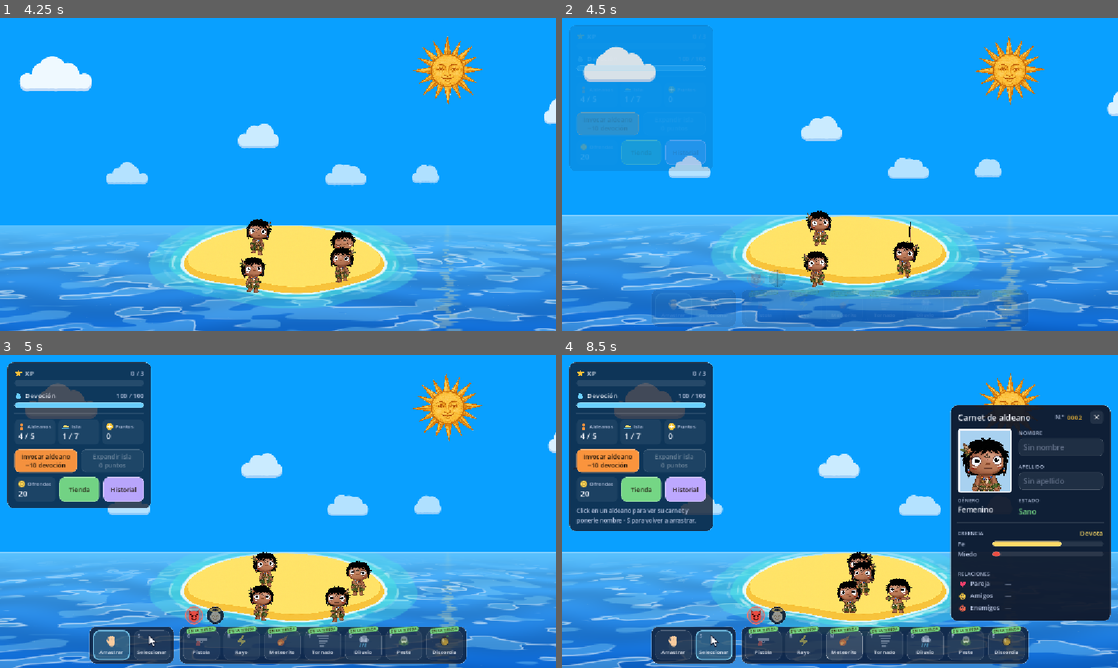
Above: before the commit, frames 1-4 (two rows, left to right).
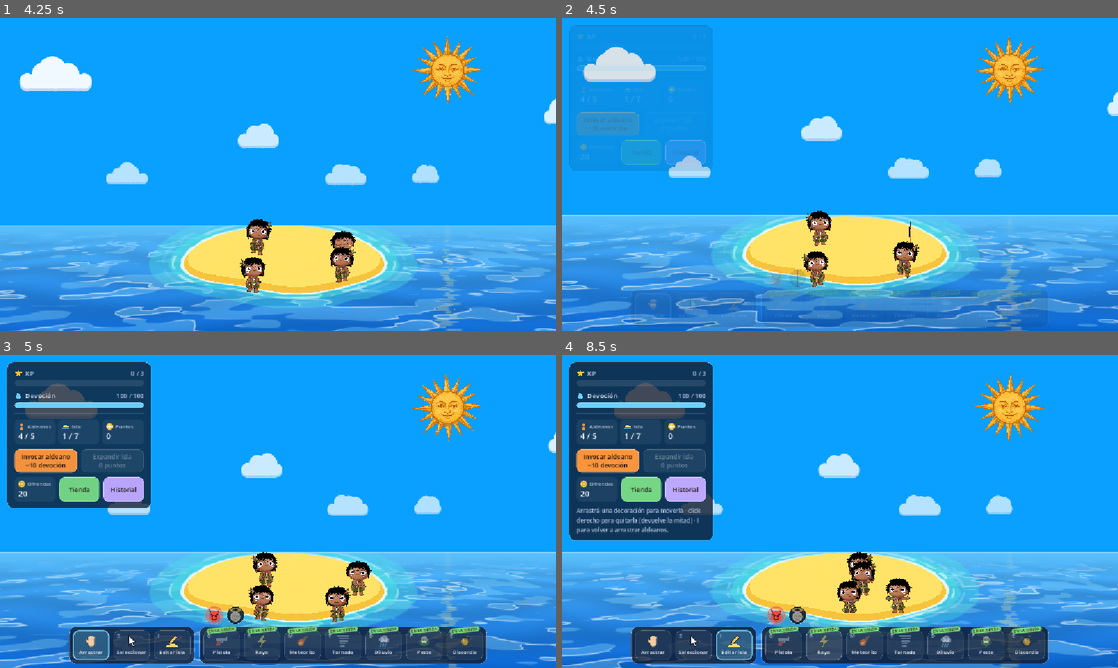
Above: after the commit, the same moments.

Repository: JuliFlorez/godlings
Game: Godot game, scene res://world/world.tscn
Same seed, same stepped clock (60 frames per second), same inputs: the game is played once before the commit and once after it. Sound files missing from this copy of the repository are replaced by a short silence.
Inputs (mouse positions are in pixels of both pictures, inside the frame that each line leads up to):
- Up to frame 1 (4.25 s): click "Jugar" at 0.5 s; tap Enter at 1.25 s; move the mouse to (400, 158) at 1.27 s; hold D 1.28-2 s; tap I at 1.35, 3.6 s; click (400, 158) at 1.42 s; tap H at 1.55, 3.8 s; drag from (166, 190) to (250, 237) at 2.02 s; click "Nueva partida" at 2.75 s; move the mouse to (333, 105) at 3.52 s; hold D from 3.53 s (still down); click (333, 105) at 3.67 s
- Up to frame 2 (4.5 s): release D at 4.25 s; drag from (906, 249) to (673, 127) at 4.27 s
- Up to frame 3 (5 s): no input
- Up to frame 4 (8.5 s): click (673, 646) at 5.02 s; click (650, 646) at 5.77 s; click "S" at 6.5 s; click (734, 646) at 7.25 s, where only the run after the commit has a clickable "I"; drag from (862, 580) to (840, 649) at 8.02 s

Frame 1 is identical in both runs. In frame 2, 0.6% of the frame differs, in the area x 12-88%, y 80-99%; in frame 3, 4.3%; in frame 4, 26%, in the area x 1-99%, y 16-99%.

Commit message:
Add an "Edit island" mode so decorations don't move by accident
- A third button in the click-mode bar, next to Drag and Select: "Edit
  island" (a pencil, key I).
- Placed decorations can only be moved (drag) or removed (right click, half
  refund) in this mode, so a stray click no longer drags them around.
  Coconuts still work as before outside of it.
- While editing, clicks don't grab villagers, and a villager standing in
  front of a decoration no longer blocks it.
- The three modes are exclusive; leaving edit mode with a decoration in hand
  puts it back where it was. Picking a mode puts weapons away, as Select did.

Co-Authored-By: Claude Opus 5.5 <noreply@anthropic.com>

Diff:
--- a/actors/villager/villager.gd
+++ b/actors/villager/villager.gd
@@ -2060,8 +2060,10 @@
 func _on_input_event(_viewport: Node, event: InputEvent, _shape_idx: int) -> void:
 	if event is InputEventMouseButton and event.button_index == MOUSE_BUTTON_LEFT:
 		if event.pressed and not dragging and not eaten and not HUD.aiming():
-			# En modo seleccionar no se lo agarra: se abre su carnet
+			# En modo seleccionar no se lo agarra: se abre su carnet. Editando la isla, nada
 			_ensure_hud()
+			if hud and hud.edit_mode:
+				return
 			if hud and hud.select_mode:
 				hud.select_villager(self)
 			else:
--- a/ui/hud.gd
+++ b/ui/hud.gd
@@ -3,8 +3,8 @@
 ## Panel superior izquierdo: XP (progreso al próximo punto de expansión),
 ## Devoción, población de la isla, botones de Invocar / Expandir, Ofrendas, Tienda e Historial
 ## (quién se hizo amigo, enemigo o pareja de quién, ver HistoryPanel).
-## Menú inferior: modo del click (arrastrar o seleccionar aldeanos) y armas y poderes
-## (los que todavía no existen dicen "Próximamente").
+## Menú inferior: modo del click (arrastrar aldeanos, seleccionarlos o editar la isla) y armas
+## y poderes (los que todavía no existen dicen "Próximamente").
 ## Toda la interfaz se construye por código. Debajo de todo va overlay: lo que se dibuja
 ## encima del mundo sin el tinte de la noche (el destello, el rayo y el meteorito, ver Painter).
 
@@ -22,6 +22,7 @@
 signal decoration_chosen(kind: String)
 signal shark_changed(index: int, on: bool)
 signal select_mode_changed(on: bool)
+signal edit_mode_changed(on: bool)
 signal menu_requested
 
 @export var energy_max: float = 100.0
@@ -42,6 +43,10 @@
 var shark_on: Array[bool] = []
 ## Modo seleccionar: el click sobre un aldeano abre su carnet en vez de agarrarlo.
 var select_mode := false
+## Modo editar isla: el click es para mover las decoraciones (y el derecho, para quitarlas), y
+## no agarra aldeanos ni cocos. Fuera de este modo las decoraciones no se tocan (ver
+## DecorPlacer): así no se mueven sin querer.
+var edit_mode := false
 var _points_earned: int = 0
 var _refill_rate: float = 0.0  # puntos de energía por segundo
 ## Lo que rinde la recarga de devoción según cuánto creen en vos (ver World._devotion_rate).
@@ -156,6 +161,7 @@
 var _pause: PauseMenu
 var _drag_btn: Button
 var _select_btn: Button
+var _edit_btn: Button
 var _slot_mode: StyleBoxFlat
 var _tags: Control
 var _card: VillagerCard
@@ -200,6 +206,10 @@
 		KEY_H:
 			if visible:   # En el menú de inicio no (todavía no hay partida)
 				toggle_history()
+				get_viewport().set_input_as_handled()
+		KEY_I:
+			if visible:
+				set_edit_mode(not edit_mode)
 				get_viewport().set_input_as_handled()
 
 func _process(delta: float) -> void:
@@ -472,15 +482,31 @@
 	shark_on[index] = false
 	popup_text("¡Mataste al tiburón! Comprá otro en la tienda", get_viewport().get_visible_rect().size * Vector2(0.5, 0.42), C_WARN)
 
-# ---- Modo seleccionar y carnet ----
+# ---- Modo del click: arrastrar, seleccionar (carnet) o editar la isla ----
 func set_select_mode(on: bool) -> void:
 	if on == select_mode:
 		return
+	if on:
+		set_edit_mode(false)
 	select_mode = on
 	if not on:
 		_card.close()
 	select_mode_changed.emit(on)
 	_refresh()
+
+func set_edit_mode(on: bool) -> void:
+	if on == edit_mode:
+		return
+	if on:
+		set_select_mode(false)
+	edit_mode = on
+	edit_mode_changed.emit(on)
+	_refresh()
+
+## Vuelve a arrastrar aldeanos (ni seleccionar ni editar la isla).
+func set_drag_mode() -> void:
+	set_select_mode(false)
+	set_edit_mode(false)
 
 ## Click sobre un aldeano en modo seleccionar: abre su carnet.
 func select_villager(v: Villager) -> void:
@@ -658,10 +684,10 @@
 		if _charm_armed[k]:
 			charm_hint = info.hint
 
-	_drag_btn.add_theme_stylebox_override("normal", _slot_idle if select_mode else _slot_mode)
-	_drag_btn.add_theme_stylebox_override("hover", _slot_hover if select_mode else _slot_mode)
-	_select_btn.add_theme_stylebox_override("normal", _slot_mode if select_mode else _slot_idle)
-	_select_btn.add_theme_stylebox_override("hover", _slot_mode if select_mode else _slot_hover)
+	var dragging := not select_mode and not edit_mode
+	for b: Array in [[_drag_btn, dragging], [_select_btn, select_mode], [_edit_btn, edit_mode]]:
+		b[0].add_theme_stylebox_override("normal", _slot_mode if b[1] else _slot_idle)
+		b[0].add_theme_stylebox_override("hover", _slot_mode if b[1] else _slot_hover)
 
 	if _placing:
 		_hint.text = tr("Click en la isla para colocar · click derecho o Esc para terminar.")
@@ -689,6 +715,8 @@
 		_hint.text = tr("Soltalo encima de un aldeano para partirlo.")
 	elif select_mode:
 		_hint.text = tr("Click en un aldeano para ver su carnet y ponerle nombre · S para volver a arrastrar.")
+	elif edit_mode:
+		_hint.text = tr("Arrastrá una decoración para moverla · click derecho para quitarla (devuelve la mitad) · I para volver a arrastrar aldeanos.")
 	elif _raining:
 		_hint.text = tr("¡Diluvio! Rescatá a los que se lleva el agua: arrastralos a lo seco · D para calmarlo.")
 	elif full and not island_maxed:
@@ -837,12 +865,14 @@
 	bars.add_theme_constant_override("separation", 10)
 	center.add_child(bars)
 
-	# Modo del click: arrastrar aldeanos o seleccionarlos (carnet)
+	# Modo del click: arrastrar aldeanos, seleccionarlos (carnet) o editar la isla
 	var mode_row := _toolbar_panel(bars)
 	_drag_btn = _tool_slot(mode_row, "hand", "Arrastrar", "", true, "Agarrá y tirá aldeanos [S]")
-	_drag_btn.pressed.connect(set_select_mode.bind(false))
+	_drag_btn.pressed.connect(set_drag_mode)
 	_select_btn = _tool_slot(mode_row, "select", "Seleccionar", "S", true, "Click en un aldeano para ver su carnet [S]")
 	_select_btn.pressed.connect(set_select_mode.bind(true))
+	_edit_btn = _tool_slot(mode_row, "edit", "Editar isla", "I", true, "Mover y quitar decoraciones, sin agarrar aldeanos [I]")
+	_edit_btn.pressed.connect(set_edit_mode.bind(true))
 	mode_row.get_parent().size_flags_vertical = Control.SIZE_SHRINK_END   # Abajo, a la par de los poderes
 
 	# Poderes: arriba las pestañas (malos / buenos) y abajo los de la pestaña elegida
@@ -1271,6 +1301,21 @@
 				draw_arc(face + Vector2(0, 0.06) * s, s * 0.13, 0.15 * PI, 0.85 * PI, 8, ink, maxf(1.2, s * 0.05), true)
 			"cupid", "discord", "friendship":
 				Charm.paint_icon(self, HUD.CHARM_ICONS[kind], s)
+			"edit":
+				# Un lápiz sobre la isla
+				draw_colored_polygon(_pts([0.02, 0.96, 0.16, 0.8, 0.5, 0.74, 0.84, 0.8, 0.98, 0.96]), Color(1.0, 0.86, 0.42))
+				var tip := Vector2(0.22, 0.78) * s
+				var back := Vector2(0.84, 0.16) * s
+				var d := (tip - back).normalized()
+				var n := Vector2(-d.y, d.x) * s * 0.11
+				var band := back + d * s * 0.14
+				var cone := tip - d * s * 0.2
+				draw_colored_polygon(PackedVector2Array([back + n, band + n, band - n, back - n]), Color(1.0, 0.55, 0.62))
+				draw_colored_polygon(PackedVector2Array([band + n, cone + n, cone - n, band - n]), Color(1.0, 0.8, 0.25))
+				draw_colored_polygon(PackedVector2Array([cone + n, tip, cone - n]), Color(0.93, 0.8, 0.6))
+				draw_colored_polygon(PackedVector2Array([tip + (cone - tip) * 0.4 + n * 0.4, tip, tip + (cone - tip) * 0.4 - n * 0.4]), Color(0.2, 0.2, 0.26))
+				var outline := PackedVector2Array([back + n, cone + n, tip, cone - n, back - n, back + n])
+				draw_polyline(outline, Color(0.1, 0.13, 0.22), maxf(1.0, s * 0.045), true)
 			"cure":
 				# Cruz dorada con brillo
 				draw_circle(c, s * 0.46, Color(HUD.C_CURE, 0.25), true, -1.0, true)
--- a/ui/i18n.gd
+++ b/ui/i18n.gd
@@ -29,6 +29,9 @@
 	"Click sobre los aldeanos para enfermarlos de gripe · click derecho, Esc o P para guardarla.": "Click on villagers to give them the flu · right click, Esc or P to dismiss it.",
 	"Click sobre un aldeano para curarlo de la gripe o de las quemaduras · click derecho, Esc o C para guardarlo.": "Click on a villager to heal their flu or burns · right click, Esc or C to dismiss it.",
 	"Poderes malos": "Evil powers",
+	"Editar isla": "Edit island",
+	"Mover y quitar decoraciones, sin agarrar aldeanos [I]": "Move and remove decorations, without grabbing villagers [I]",
+	"Arrastrá una decoración para moverla · click derecho para quitarla (devuelve la mitad) · I para volver a arrastrar aldeanos.": "Drag a decoration to move it · right click to remove it (refunds half) · I to go back to dragging villagers.",
 	"Poderes buenos": "Good powers",
 	"Peste": "Plague",
 	"Curar": "Heal",
--- a/world/decor_placer.gd
+++ b/world/decor_placer.gd
@@ -4,10 +4,11 @@
 ## roja si no). Click en la isla la coloca y cobra; se puede seguir colocando mientras
 ## alcancen las ofrendas. Click derecho o Esc termina.
 ##
-## Fuera de ese modo, las decoraciones ya puestas se editan: se arrastran con click
-## izquierdo para moverlas (si se sueltan fuera de la isla vuelven a su lugar) y con
-## click derecho se quitan, devolviendo la mitad de lo que costaron.
-## Los cocos (en la copa de las palmeras o sueltos) también se agarran con click izquierdo.
+## En el modo editar isla (ver HUD.edit_mode), las decoraciones ya puestas se arrastran con
+## click izquierdo para moverlas (si se sueltan fuera de la isla vuelven a su lugar) y con
+## click derecho se quitan, devolviendo la mitad de lo que costaron; ahí los aldeanos que
+## estén adelante no tapan. Fuera de ese modo no se tocan (así no se mueven sin querer), pero
+## los cocos (en la copa de las palmeras o sueltos) se agarran con click izquierdo.
 
 const MIN_GAP := 14.0       # Distancia mínima entre decoraciones
 const REFUND := 0.5         # Parte del precio que se devuelve al quitar una decoración
@@ -67,6 +68,9 @@
 	if _ghost:
 		_update_ghost()
 	elif _moving:
+		if not _editing():
+			_cancel_move()   # Salió del modo editar isla con una en la mano: vuelve a su lugar
+			return
 		_moving.global_position = get_global_mouse_position() - _grab_offset
 		_moving.valid = _can_place(_moving.global_position, _moving)
 	elif _held_nut:
@@ -161,12 +165,25 @@
 	elif event.button_index == MOUSE_BUTTON_RIGHT and h.has("deco"):
 		_remove(h.deco)
 
-## Lo que se puede agarrar bajo el mouse (lo de más adelante): primero los cocos sueltos,
-## después los de las palmeras y por último las decoraciones. Vacío si no hay nada o si
-## hay un aldeano delante: agarrar aldeanos tiene prioridad.
+## En el modo editar isla.
+func _editing() -> bool:
+	return hud != null and hud.edit_mode
+
+## Lo que se puede agarrar bajo el mouse (lo de más adelante). Editando la isla, las
+## decoraciones (aunque haya un aldeano delante: ahí no se los agarra). Si no, los cocos:
+## primero los sueltos y después los de las palmeras; vacío si hay un aldeano delante, que
+## agarrar aldeanos tiene prioridad.
 func _pick(p: Vector2) -> Dictionary:
 	if HUD.aiming() or _held_nut or get_tree().paused or get_viewport().gui_get_hovered_control() != null:
 		return {}
+	if _editing():
+		var deco := {}
+		var deco_y := -INF
+		for c in props.get_children():
+			if c is Decoration and c.hit_test(p) and c.global_position.y > deco_y:
+				deco = {"deco": c}
+				deco_y = c.global_position.y
+		return deco
 	for v in get_tree().get_nodes_in_group("villager"):
 		if v is Villager and v.dragging:
 			return {}
@@ -183,11 +200,6 @@
 				if slot >= 0:
 					best = {"palm": c, "slot": slot}
 					best_y = c.global_position.y
-	if best.is_empty():
-		for c in props.get_children():
-			if c is Decoration and c.hit_test(p) and c.global_position.y > best_y:
-				best = {"deco": c}
-				best_y = c.global_position.y
 	if best.is_empty():
 		return {}
 	var q := PhysicsPointQueryParameters2D.new()
--- a/world/world.gd
+++ b/world/world.gd
@@ -228,12 +228,14 @@
 		hud.decoration_chosen.connect(func(k: String):
 			_disarm()
 			placer.start(k))
-		# Al pasar a seleccionar, el click vuelve a ser para los aldeanos
-		hud.select_mode_changed.connect(func(on: bool):
-			if on:
-				_disarm()
-				if placer.is_active():
-					placer.stop())
+		# Al pasar a seleccionar (o a editar la isla), el click vuelve a ser para los aldeanos (o
+		# para las decoraciones)
+		for mode_changed: Signal in [hud.select_mode_changed, hud.edit_mode_changed]:
+			mode_changed.connect(func(on: bool):
+				if on:
+					_disarm()
+					if placer.is_active():
+						placer.stop())
 	# Sacar un arma o poder guarda los demás
 	for w in _weapons():
 		w.armed_changed.connect(func(on: bool):
Not shown, changed: README.md
